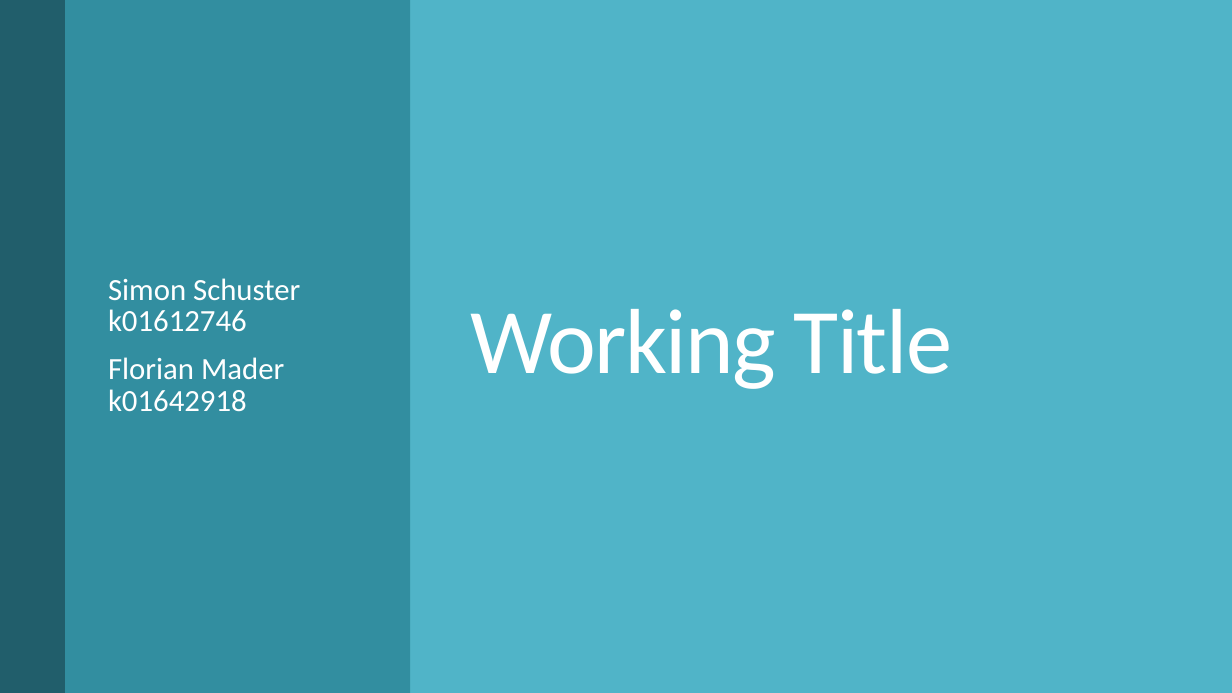
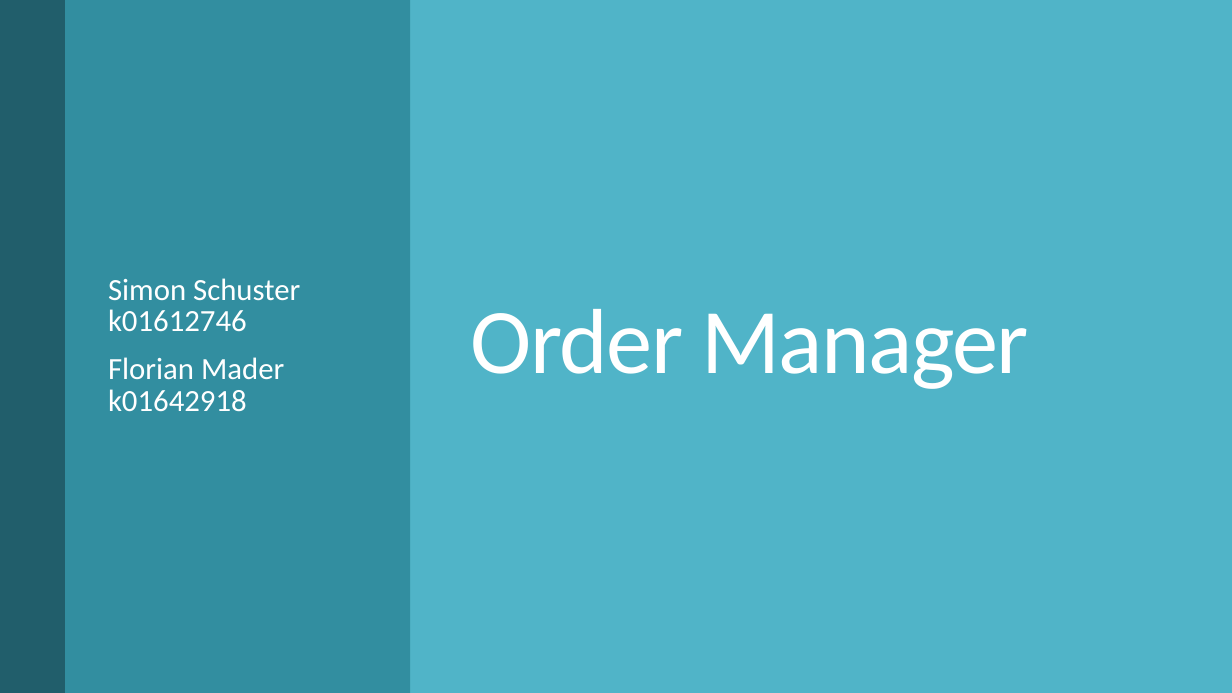
Before and after one commit to Setre14/order-manager, a slide deck: slide 1 of First Presentation.pptx. Drawn at 1232x693 pixels with LibreOffice and Linux fonts; fonts in the diff are those of the drawing. Boxes give left, top, right and bottom in pixels: in the first picture for what was removed or moved away, otherwise in the second. Text is boxed around its words. In the diff, an @@ line names an element or a change of style, - is before the commit and + after.

```diff
--- a/First Presentation.pptx
+++ b/First Presentation.pptx
@@ title at (471,309,1029,389): text changed @@
-Working Title
+Order Manager
```
Also in this commit, not shown: 2 other files.
